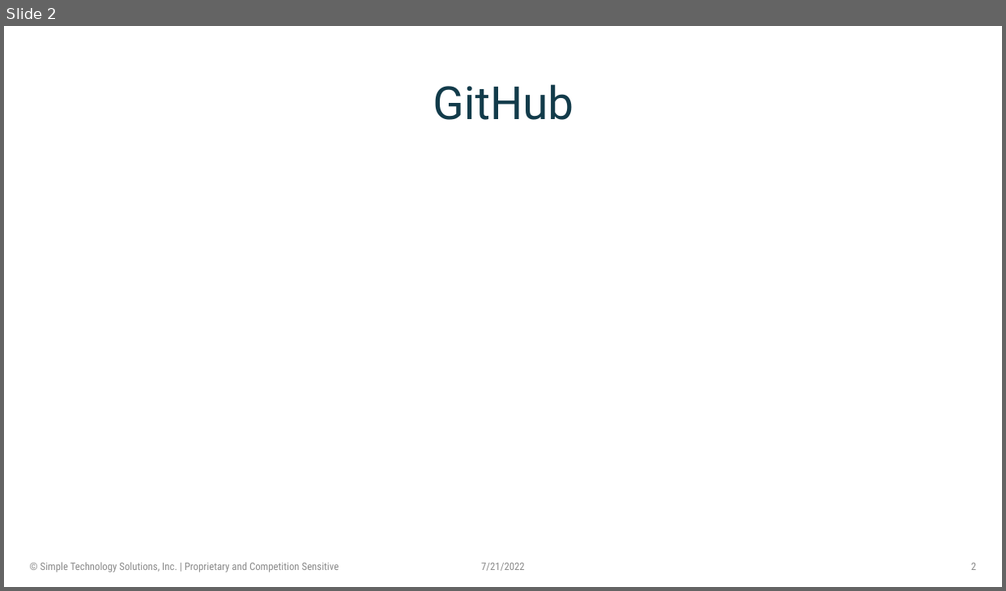
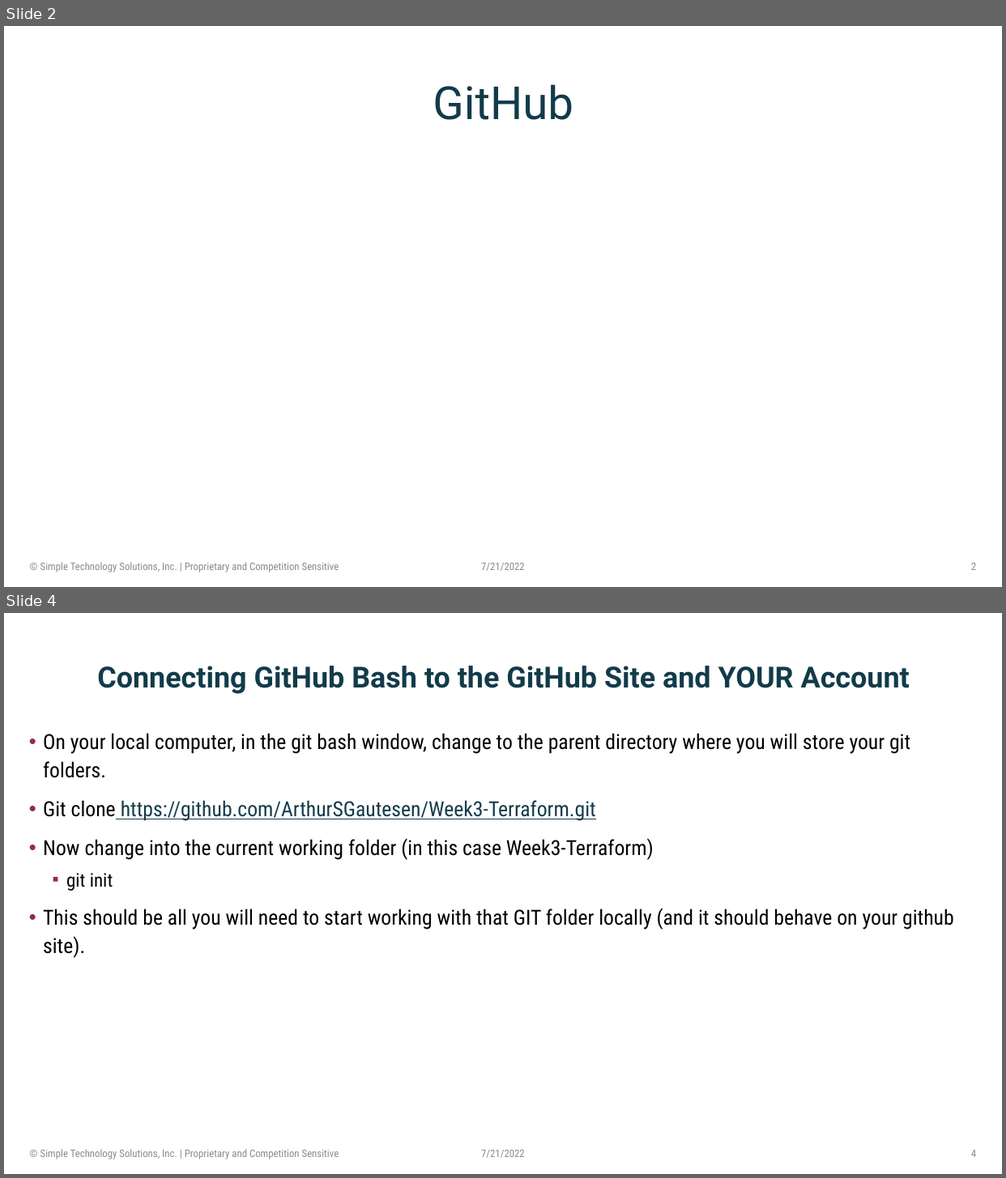
Before and after one commit to ArthurSGautesen/Week3-Terraform, a slide deck: Week3-GitHub_And_Terraform.pptx. Shown one above the other, each under a label of ours: slide 2 before the commit, slides 2 and 4 after it; the slides between them are not shown. The pictures are 1006x591 and 1006x1178 pixels, drawn with LibreOffice and Linux fonts; fonts in the diff are those of the drawing; background and template pictures are left out. Boxes give left, top, right and bottom in pixels: in the first picture for what was removed or moved away, otherwise in the second. Text is boxed around its words. In the diff, an @@ line names an element or a change of style, - is before the commit and + after.

```diff
--- a/Week3-GitHub_And_Terraform.pptx
+++ b/Week3-GitHub_And_Terraform.pptx
@@ slide 4 added at [4,613,1002,1174], background #FFFFFF @@
@@ title added at [97,666,910,694], 28 pt, text #123B4A, bold @@
+Connecting GitHub Bash to the GitHub Site and YOUR Account
@@ text added at [43,733,954,958], 20 pt, text #000000 @@
+• On your local computer, in the git bash window, change to the parent directory where you will store your git folders.
+• Git clone https://github.com/ArthurSGautesen/Week3-Terraform.git
+• Now change into the current working folder (in this case Week3-Terraform)
+  ▪ git init
+• This should be all you will need to start working with that GIT folder locally (and it should behave on your github site).
@@ text added at [40,1149,339,1160], 10 pt, text #8C8C8C @@
+© Simple Technology Solutions, Inc. | Proprietary and Competition Sensitive
@@ text added at [481,1150,525,1158], 10 pt, text #8C8C8C @@
+7/21/2022
@@ page number added at [971,1150,976,1157], 10 pt, text #8C8C8C @@
+4
```
Also in this commit, not shown: 2 slides changed.
